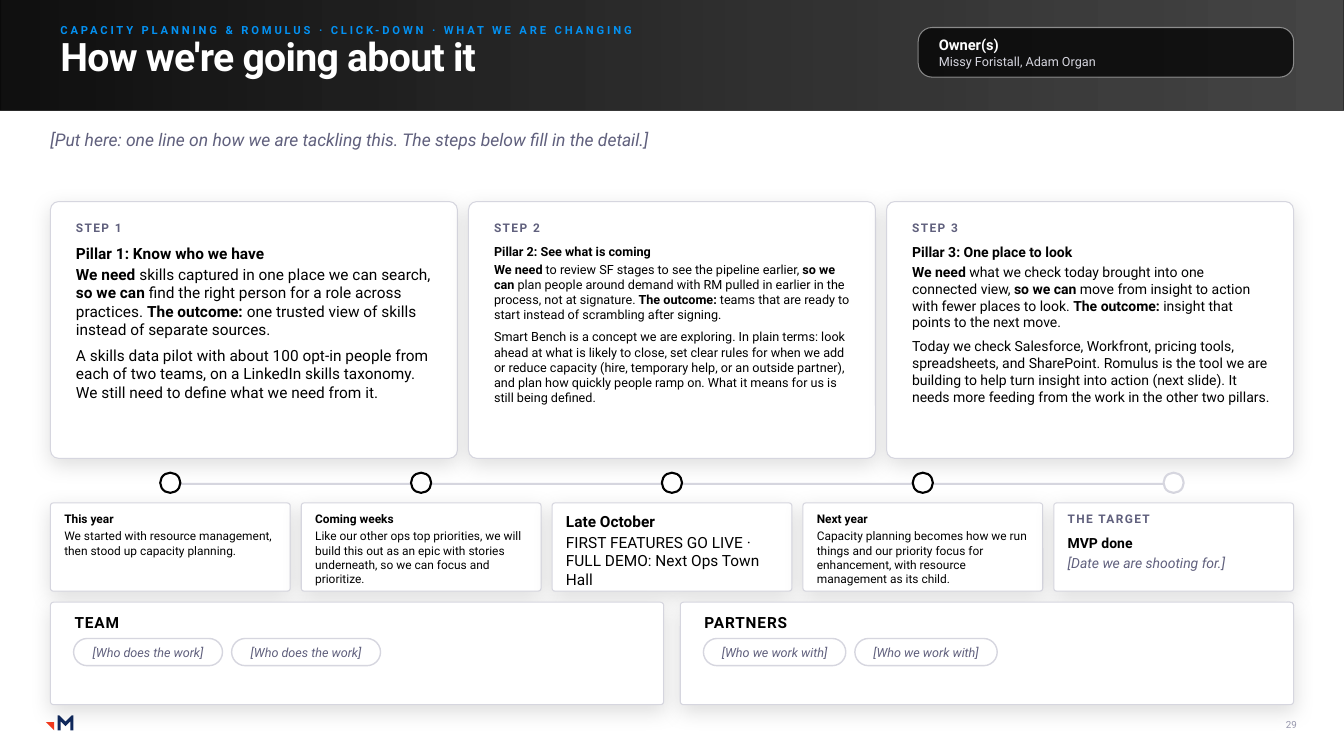
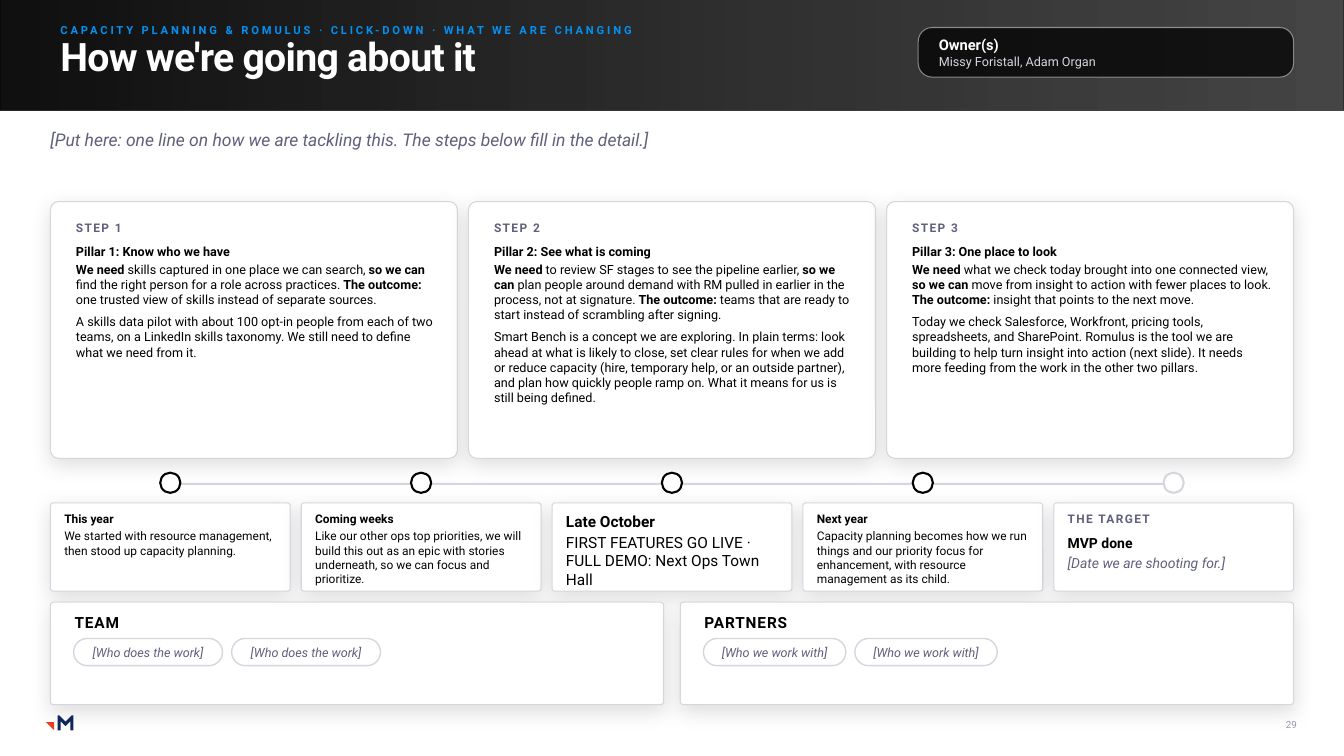
Before and after one commit to RachelHarrisMerkle/BasicMerkle, a slide deck: slide 29 of Priorities_Master.pptx. Drawn at 1344x756 pixels with LibreOffice and Linux fonts; fonts in the diff are those of the drawing; grey boxes stand for pictures. Boxes give left, top, right and bottom in pixels: in the first picture for what was removed or moved away, otherwise in the second. Text is boxed around its words. In the diff, an @@ line names an element or a change of style, - is before the commit and + after.

```diff
--- a/Priorities_Master.pptx
+++ b/Priorities_Master.pptx
@@ text in rounded rectangle at (76, 246, 433, 357): size 11 to 9 pt @@
@@ text in rounded rectangle at (912, 246, 1271, 375): size 10 to 9 pt @@
```
Also in this commit, not shown: 6 other slides changed, 7 slides added, 1 other file.
